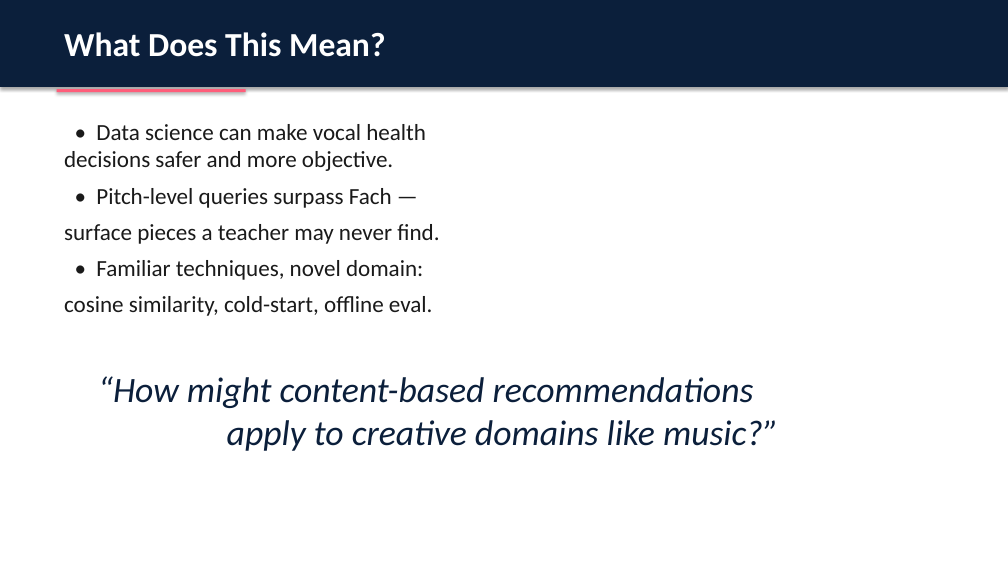
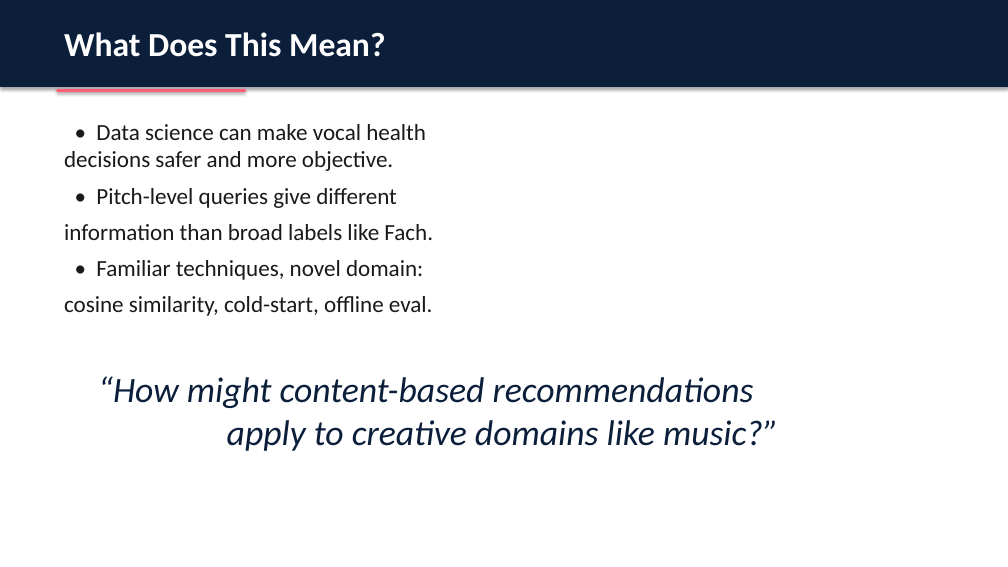
Before and after one commit to mad1rose/tessituragram_vocal_repertoire_recommendations, a slide deck: slide 14 of CADSCOM_PRESENTATION/CADSCOM_2026_Presentation.pptx. Drawn at 1008x567 pixels with LibreOffice and Linux fonts; fonts in the diff are those of the drawing. Boxes give left, top, right and bottom in pixels: in the first picture for what was removed or moved away, otherwise in the second. Text is boxed around its words. In the diff, an @@ line names an element or a change of style, - is before the commit and + after.

```diff
--- a/CADSCOM_PRESENTATION/CADSCOM_2026_Presentation.pptx
+++ b/CADSCOM_PRESENTATION/CADSCOM_2026_Presentation.pptx
@@ text at [64,188,433,240]: text changed @@
-• Pitch-level queries surpass Fach —
-surface pieces a teacher may never find.
+• Pitch-level queries give different
+information than broad labels like Fach.
```
Also in this commit, not shown: 2 other slides changed, 5 other files.
